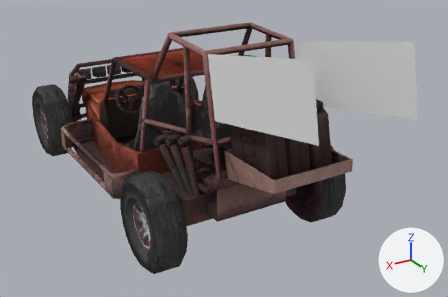
One commit to the Blender file ReysRacingGame/Assets/Models/Buggy/buggy.blend: the scene before it, then after it.
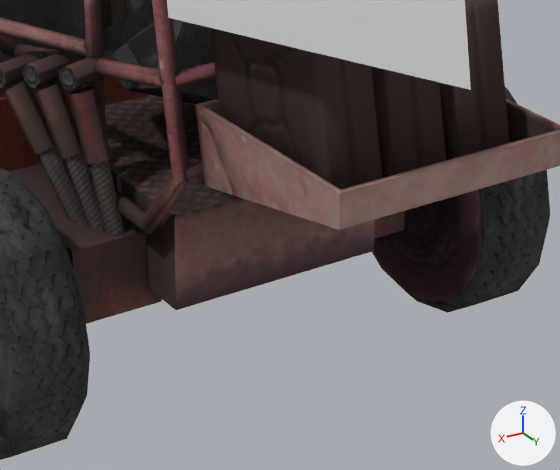
There are two pictures of each version: one whole from a camera (50 mm lens) standing at (2.73, 5.45, 3.11) and looking at (-0.2, 0.57, 0.67), one close up on the part from 35% to 78% of the width and 39% to 93% of the height. The axes (+X, +Y, +Z) are drawn at lower right. The lights are the same throughout.

In view in the first close-up: 'Chassis', 'FlagL', 'WheelBL', 'WheelBR'.
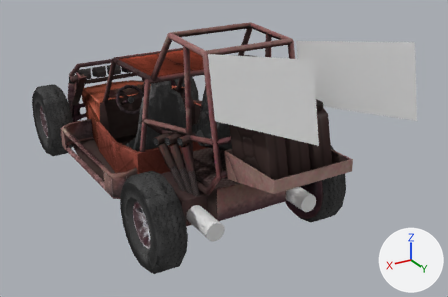
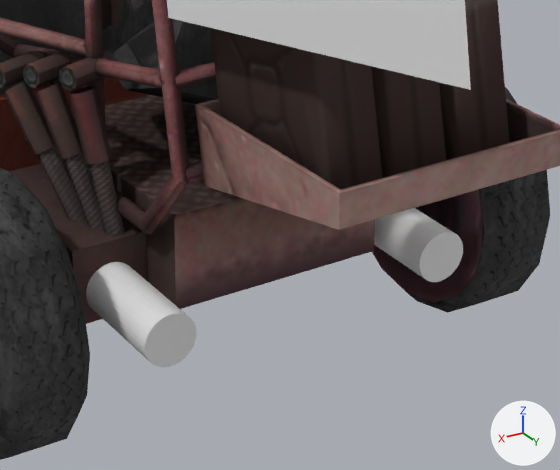
What differs and where, as boxes (x1, y1, x2, y2) in the close-ups (560 x 470 px):
'ExhaustR', added
    after: (86, 262, 197, 367)
'ExhaustL', added
    after: (374, 208, 463, 282)

Diff of the bpy script that builds the scene:
```diff
--- a/ReysRacingGame/Assets/Models/Buggy/buggy.blend.py
+++ b/ReysRacingGame/Assets/Models/Buggy/buggy.blend.py
@@ me_exhaustrcylinder @@
+me_exhaustrcylinder.from_pydata(...)  # 64 vertices, 34 faces; spans x 0.404..0.574, y 1.151..1.58, z 0.353..0.524
@@ me_exhaustlcylinder @@
+me_exhaustlcylinder.from_pydata(...)  # 64 vertices, 34 faces; spans x -0.571..-0.4, y 1.151..1.58, z 0.353..0.524
@@ ob_exhaustr @@
+ob_exhaustr = bpy.data.objects.new('ExhaustR', me_exhaustrcylinder)
+ob_exhaustr.location = (0.0, 0.0, 0.0)
@@ ob_exhaustl @@
+ob_exhaustl = bpy.data.objects.new('ExhaustL', me_exhaustlcylinder)
+ob_exhaustl.location = (0.0, 0.0, 0.0)
```
